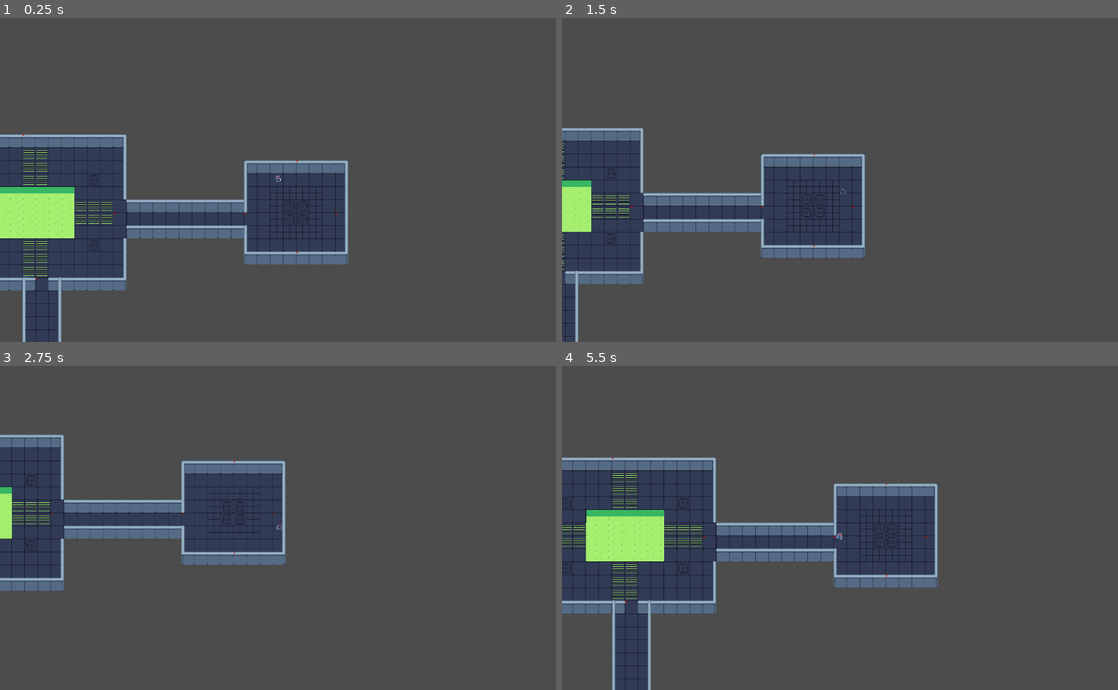
Above: before the commit, frames 1-4 (two rows, left to right).
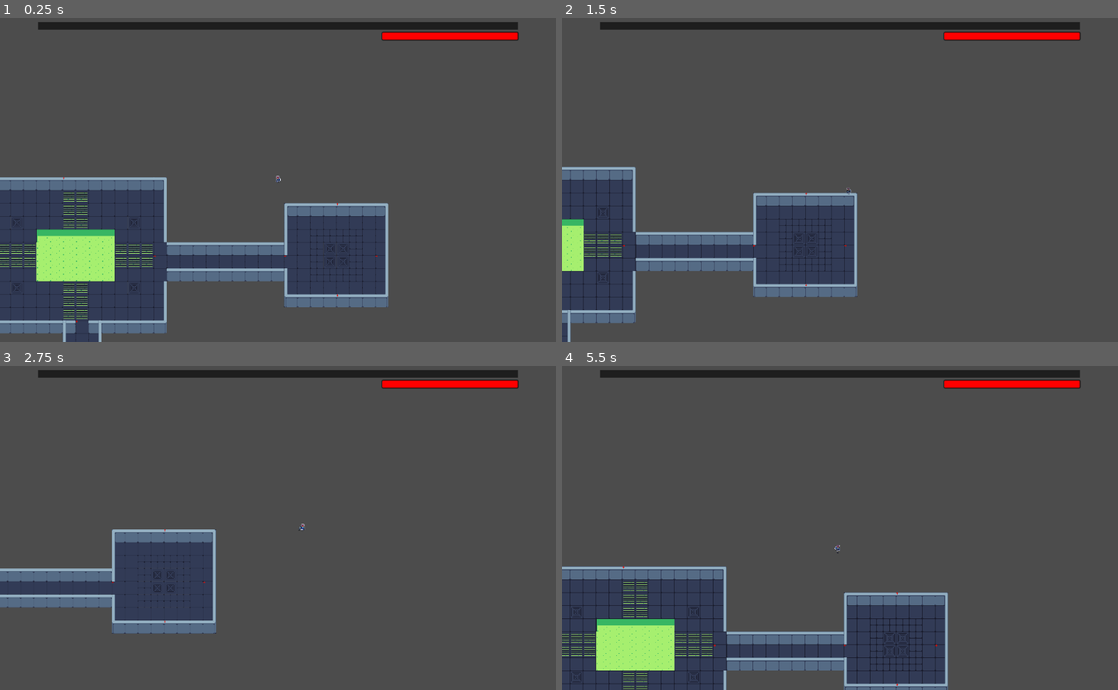
Above: after the commit, the same moments.

Repository: Manteater/H446_NEA
Game: Godot game, scene res://Source/Levels/Dungeon.tscn
The game is run twice, just before and just after one commit, with the same random seed, the same clock (stepped at 60 frames per second) and the same inputs.
Inputs (mouse positions are in pixels of both pictures, inside the frame that each line leads up to):
- Up to frame 1 (0.25 s): no input
- Up to frame 2 (1.5 s): tap Enter at 0.5 s; move the mouse to (962, 163) at 0.52 s; hold D (move_right) 0.53-1.28 s; tap E (Interact) at 0.6 s; move the mouse to (728, 196) at 1.27 s; hold S (move_down) from 1.28 s (still down); right-click (728, 196) at 1.35 s
- Up to frame 3 (2.75 s): move the mouse to (333, 456) at 2.02 s; release S (move_down) at 2.03 s; press the mouse at (333, 456) at 2.03 s; hold D (move_right) from 2.03 s (still down)
- Up to frame 4 (5.5 s): move the mouse to (812, 592) at 2.77 s; release D (move_right) at 2.78 s; release the mouse at (812, 592) at 2.78 s; hold W (move_up) 2.78-3.53 s; tap E (Interact) at 2.85, 5.1 s; move the mouse to (1006, 576) at 3.52 s; hold Right mouse button (dash) 3.53-4.28 s; hold A (move_left) 3.53-5.03 s; move the mouse to (673, 479) at 4.27 s; click (673, 479) at 4.35 s; move the mouse to (867, 528) at 5.02 s; hold S (move_down) from 5.03 s (still down)

The runs differ from the first frame. In frame 1, 30% of the frame differs, in the area x 0-94%, y 1-100%; in frame 2, 21%; in frame 3, 23%; in frame 4, 38%.

Commit message:
hud

Diff:
--- a/Assets/UI/UI themes/kenneyUI-red.tres
+++ b/Assets/UI/UI themes/kenneyUI-red.tres
@@ -279,6 +279,10 @@
 PopupMenu/styles/panel = SubResource( 27 )
 PopupMenu/styles/panel_disabled = null
 PopupMenu/styles/separator = null
+ProgressBar/colors/font_color = Color( 0.94, 0.94, 0.94, 1 )
+ProgressBar/colors/font_color_shadow = Color( 0, 0, 0, 1 )
+ProgressBar/fonts/font = SubResource( 31 )
+ProgressBar/styles/fg = null
 TextEdit/colors/background_color = Color( 0, 0, 0, 0 )
 TextEdit/colors/bookmark_color = Color( 0.08, 0.49, 0.98, 1 )
 TextEdit/colors/brace_mismatch_color = Color( 1, 0.2, 0.2, 1 )
--- a/Assets/UI/UI themes/kenneyUI.tres
+++ b/Assets/UI/UI themes/kenneyUI.tres
@@ -281,6 +281,7 @@
 PopupMenu/styles/panel = SubResource( 30 )
 PopupMenu/styles/panel_disabled = null
 PopupMenu/styles/separator = null
+ProgressBar/styles/bg = null
 TextEdit/colors/background_color = Color( 0, 0, 0, 0 )
 TextEdit/colors/bookmark_color = Color( 0.08, 0.49, 0.98, 1 )
 TextEdit/colors/brace_mismatch_color = Color( 1, 0.2, 0.2, 1 )
--- a/Source/Actors/Player.gd
+++ b/Source/Actors/Player.gd
@@ -20,6 +20,7 @@
 
 func _physics_process(delta: float) -> void:
 	stats = Global.characterSave#refreshes the stats every frame, this means that other nodes can change variables in it
+	stats.health = currentHealth
 	#allowing the player to upgrade
 	if currentHealth == 0:
 		die()
--- a/Source/Actors/Player.tscn
+++ b/Source/Actors/Player.tscn
@@ -1,9 +1,10 @@
-[gd_scene load_steps=13 format=2]
+[gd_scene load_steps=14 format=2]
 
 [ext_resource path="res://Assets/Tech Dungeon/Players/players blue x3.png" type="Texture" id=1]
 [ext_resource path="res://Source/Actors/Player.gd" type="Script" id=2]
 [ext_resource path="res://Assets/Gun2.png" type="Texture" id=3]
 [ext_resource path="res://Source/Weapons/Gun.gd" type="Script" id=4]
+[ext_resource path="res://Source/UI/HUD.tscn" type="PackedScene" id=5]
 
 [sub_resource type="RectangleShape2D" id=1]
 extents = Vector2( 13, 14 )
@@ -227,6 +228,10 @@
 [node name="CollisionShape2D" type="CollisionShape2D" parent="interactionArea"]
 shape = SubResource( 9 )
 
+[node name="CanvasLayer" type="CanvasLayer" parent="."]
+
+[node name="HUD" parent="CanvasLayer" instance=ExtResource( 5 )]
+
 [connection signal="timeout" from="dash_timer" to="." method="_on_dash_timer_timeout"]
 [connection signal="body_entered" from="hit_detector" to="." method="_on_hit_detector_body_entered"]
 [connection signal="area_entered" from="interactionArea" to="." method="_on_interactionArea_area_entered"]
--- a/Source/Levels/Dungeon.tscn
+++ b/Source/Levels/Dungeon.tscn
@@ -130,11 +130,14 @@
 zoom = Vector2( 4, 4 )
 
 [node name="Player" parent="." instance=ExtResource( 3 )]
-position = Vector2( -133, -244 )
+position = Vector2( -430, -559 )
 z_index = 1
 
 [node name="Camera2D" parent="Player" index="7"]
 zoom = Vector2( 4, 4 )
+
+[node name="CollisionShape2D" parent="Player/interactionArea" index="0"]
+position = Vector2( 3, -3 )
 
 [node name="CanvasLayer" type="CanvasLayer" parent="."]
 layer = 99
--- a/Source/Levels/HUB.tscn
+++ b/Source/Levels/HUB.tscn
@@ -1,10 +1,12 @@
-[gd_scene load_steps=6 format=2]
+[gd_scene load_steps=8 format=2]
 
 [ext_resource path="res://Assets/Tiles/wallTiles.tres" type="TileSet" id=1]
 [ext_resource path="res://Assets/Tiles/floorTiles.tres" type="TileSet" id=2]
 [ext_resource path="res://Source/Actors/Player.tscn" type="PackedScene" id=3]
 [ext_resource path="res://Source/Prop stuff/NPC.tscn" type="PackedScene" id=4]
 [ext_resource path="res://Source/Prop stuff/Light.tscn" type="PackedScene" id=5]
+[ext_resource path="res://Source/Tools/Teleporter.tscn" type="PackedScene" id=6]
+[ext_resource path="res://Source/Levels/Dungeon.tscn" type="PackedScene" id=7]
 
 [node name="HUB" type="Node2D"]
 
@@ -30,6 +32,13 @@
 
 [node name="NPC" parent="." instance=ExtResource( 4 )]
 position = Vector2( 1957, 1385 )
+
+[node name="Teleporter" parent="." instance=ExtResource( 6 )]
+position = Vector2( 7538, 799 )
+scene = ExtResource( 7 )
+
+[node name="CollisionShape2D" parent="Teleporter" index="0"]
+position = Vector2( -87, 27 )
 
 [node name="Lights" type="Node" parent="."]
 
@@ -71,3 +80,5 @@
 
 [node name="Light6" parent="Lights/Light2" instance=ExtResource( 5 )]
 position = Vector2( 602, 112 )
+
+[editable path="Teleporter"]
--- a/Source/Levels/LevelGenerator.gd
+++ b/Source/Levels/LevelGenerator.gd
@@ -248,3 +248,4 @@
 			removeCollisions(room)
 			prevRoom = room
 		roomsLeft-=1#roomselft is reduced by one
+	print(unusedDoors)
--- a/Source/Tools/Character.gd
+++ b/Source/Tools/Character.gd
@@ -1,8 +1,9 @@
 extends Resource
 class_name Character
 
-export var speed := 300
+export var speed := 1000
 export var dashSpeed := 1000
+export var health: int
 
 export var level := 1
 export var xp := 0
--- /dev/null
+++ b/Source/Tools/Teleporter.gd
@@ -0,0 +1,7 @@
+extends Area2D
+
+export var scene: PackedScene
+
+func _on_Teleporter_body_entered(body):
+	if body.is_in_group("Player"):
+		get_tree().change_scene_to(scene)
--- /dev/null
+++ b/Source/Tools/Teleporter.tscn
@@ -0,0 +1,14 @@
+[gd_scene load_steps=3 format=2]
+
+[ext_resource path="res://Source/Tools/Teleporter.gd" type="Script" id=1]
+
+[sub_resource type="RectangleShape2D" id=1]
+extents = Vector2( 311, 195 )
+
+[node name="Teleporter" type="Area2D"]
+script = ExtResource( 1 )
+
+[node name="CollisionShape2D" type="CollisionShape2D" parent="."]
+shape = SubResource( 1 )
+
+[connection signal="body_entered" from="." to="." method="_on_Teleporter_body_entered"]
--- a/Source/UI/HUD.gd
+++ b/Source/UI/HUD.gd
@@ -3,7 +3,20 @@
 onready var tree = get_tree()#this is the parent scene
 onready var pauseOverlay = $PauseOverlay#fetches the pauseoverlay node
 var paused := false setget setPaused#this calls the setPuased function everytime it is changed
+onready var healthbar = $healthBar
+onready var expBar = $xpBar
+onready var playerStats = Global.characterSave
 
+func _ready():
+	healthbar.max_value = playerStats.maxHealth
+
+
+
+
+func _physics_process(delta):
+	playerStats = Global.characterSave
+	healthbar.value = playerStats.health
+	expBar.value = playerStats.xp
 
 
 func setPaused(value):
--- a/Source/UI/HUD.tscn
+++ b/Source/UI/HUD.tscn
@@ -6,6 +6,28 @@
 [ext_resource path="res://Source/UI/Buttons/exitButton.tscn" type="PackedScene" id=4]
 [ext_resource path="res://Source/UI/Menus/saveGamesMenu.tscn" type="PackedScene" id=5]
 [ext_resource path="res://Source/UI/HUD.gd" type="Script" id=6]
+[ext_resource path="res://Assets/UI/UI themes/kenneyUI-red.tres" type="Theme" id=7]
+
+[sub_resource type="StyleBoxFlat" id=2]
+bg_color = Color( 0, 0, 0, 0.364706 )
+
+[sub_resource type="StyleBoxFlat" id=3]
+bg_color = Color( 1, 0, 0, 1 )
+border_width_left = 1
+border_width_top = 1
+border_width_bottom = 1
+border_color = Color( 0.054902, 0.054902, 0.054902, 1 )
+border_blend = true
+corner_radius_top_left = 2
+corner_radius_top_right = 2
+corner_radius_bottom_right = 2
+corner_radius_bottom_left = 2
+corner_detail = 20
+shadow_color = Color( 0.0666667, 0.0666667, 0.0666667, 0.6 )
+shadow_size = 2
+
+[sub_resource type="StyleBoxFlat" id=4]
+bg_color = Color( 0, 0, 0, 0 )
 
 [sub_resource type="DynamicFont" id=1]
 size = 85
@@ -18,6 +40,35 @@
 size_flags_horizontal = 3
 size_flags_vertical = 3
 script = ExtResource( 6 )
+
+[node name="xpBar" type="ProgressBar" parent="."]
+anchor_left = 0.5
+anchor_right = 0.5
+margin_left = -442.0
+margin_top = 10.0
+margin_right = 442.0
+margin_bottom = 24.0
+theme = ExtResource( 2 )
+custom_colors/font_color_shadow = Color( 0, 0, 0, 1 )
+custom_styles/bg = SubResource( 2 )
+step = 1.0
+value = 50.0
+percent_visible = false
+
+[node name="healthBar" type="ProgressBar" parent="."]
+anchor_left = 0.5
+anchor_right = 0.5
+margin_left = 442.0
+margin_top = 43.0
+margin_right = 692.0
+margin_bottom = 57.0
+rect_rotation = -180.0
+theme = ExtResource( 7 )
+custom_styles/fg = SubResource( 3 )
+custom_styles/bg = SubResource( 4 )
+step = 1.0
+value = 50.0
+percent_visible = false
 
 [node name="PauseOverlay" type="ColorRect" parent="."]
 visible = false
Not shown: 1 places in Source/UI/HUD.tscn that only renumber resources
